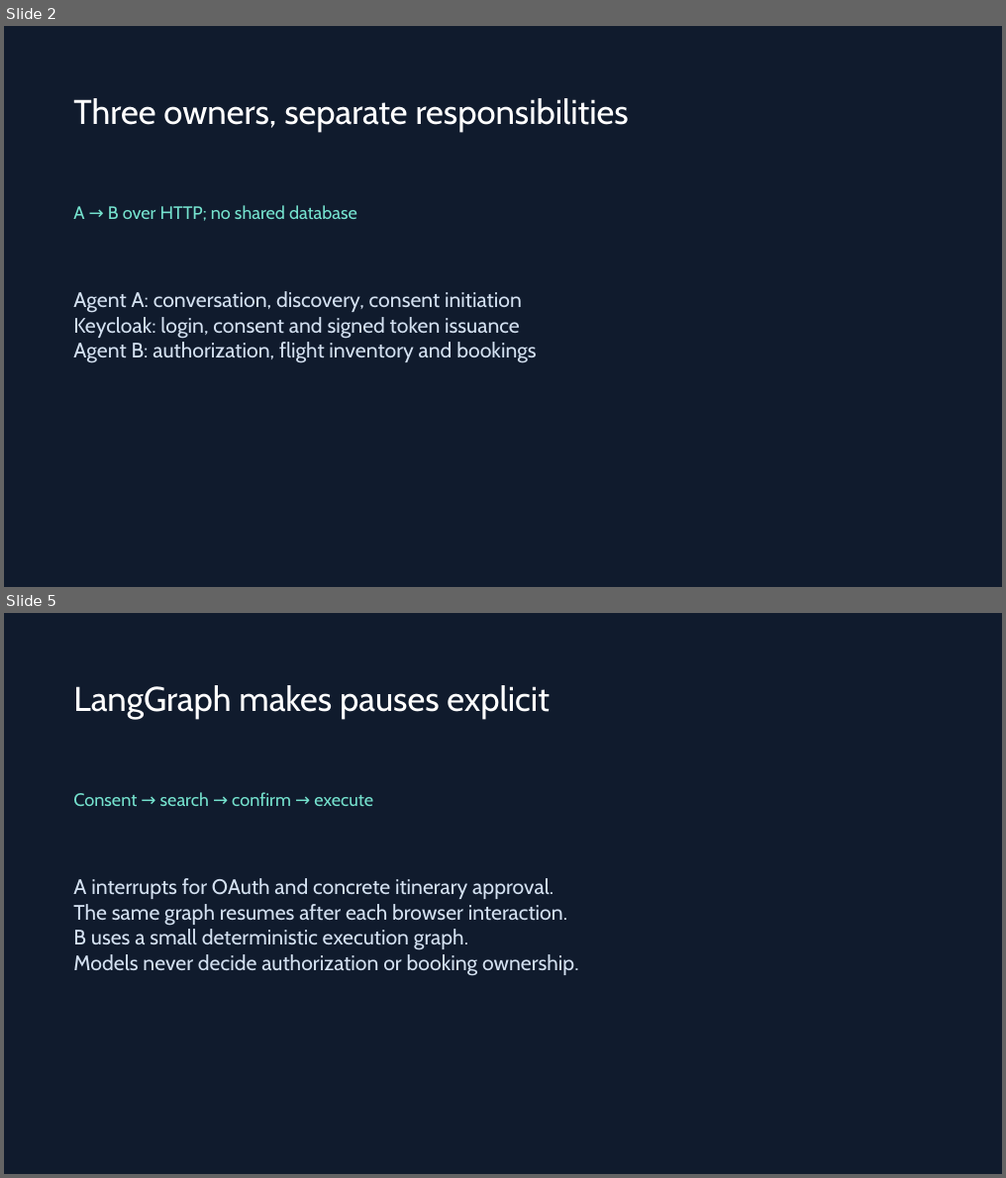
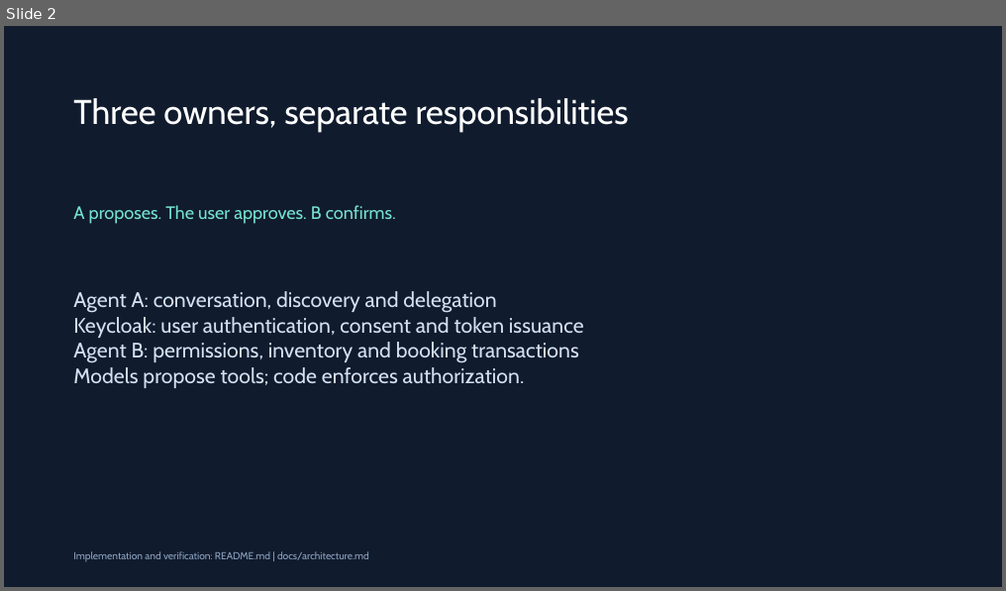
Before and after one commit to nishalpk/ai.at.core, a slide deck: docs/approach.pptx. Shown one above the other, each under a label of ours: slides 2 and 5 before the commit, slide 2 after it; the slides between them are not shown. The pictures are 1006x1178 and 1006x591 pixels, drawn with LibreOffice and Linux fonts; fonts in the diff are those of the drawing. Boxes give left, top, right and bottom in pixels: in the first picture for what was removed or moved away, otherwise in the second. Text is boxed around its words. In the diff, an @@ line names an element or a change of style, - is before the commit and + after.

```diff
--- a/docs/approach.pptx
+++ b/docs/approach.pptx
@@ slide 5 removed at bbox=[4, 613, 1002, 1174], background #101B2D @@
@@ text removed at bbox=[73, 685, 549, 719] @@
-LangGraph makes pauses explicit
@@ text removed at bbox=[73, 792, 373, 807] @@
-Consent → search → confirm → execute
@@ text removed at bbox=[73, 878, 579, 976] @@
-A interrupts for OAuth and concrete itinerary approval.
-The same graph resumes after each browser interaction.
-B uses a small deterministic execution graph.
-Models never decide authorization or booking ownership.
@@ slide 2 changed as well @@
@@ text at bbox=[73, 205, 396, 224]: text changed @@
-A → B over HTTP; no shared database
+A proposes. The user approves. B confirms.
@@ text at bbox=[73, 291, 584, 388]: text changed @@
-Agent A: conversation, discovery, consent initiation
-Keycloak: login, consent and signed token issuance
-Agent B: authorization, flight inventory and bookings
+Agent A: conversation, discovery and delegation
+Keycloak: user authentication, consent and token issuance
+Agent B: permissions, inventory and booking transactions
+Models propose tools; code enforces authorization.
@@ text added at bbox=[73, 552, 369, 563], 9.8 pt, text #8DA3C0 @@
+Implementation and verification: README.md | docs/architecture.md
```
Also in this commit, not shown: 4 other slides changed, 3 slides added, 2 other slides removed, 38 other files.
